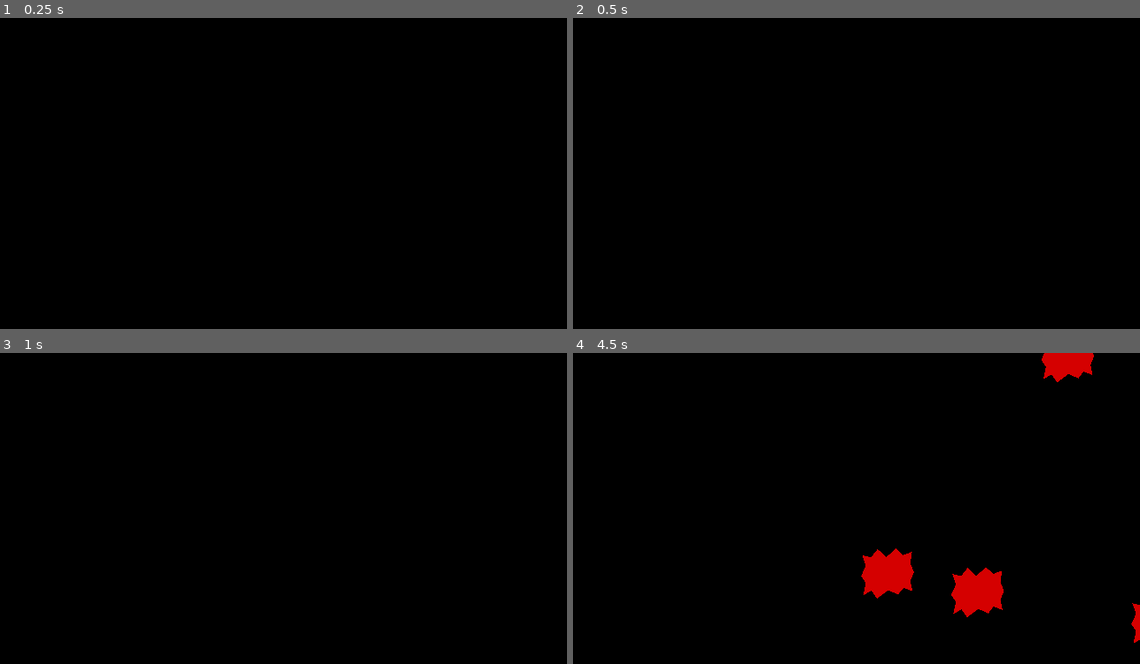
Above: before the commit, frames 1-4 (two rows, left to right).
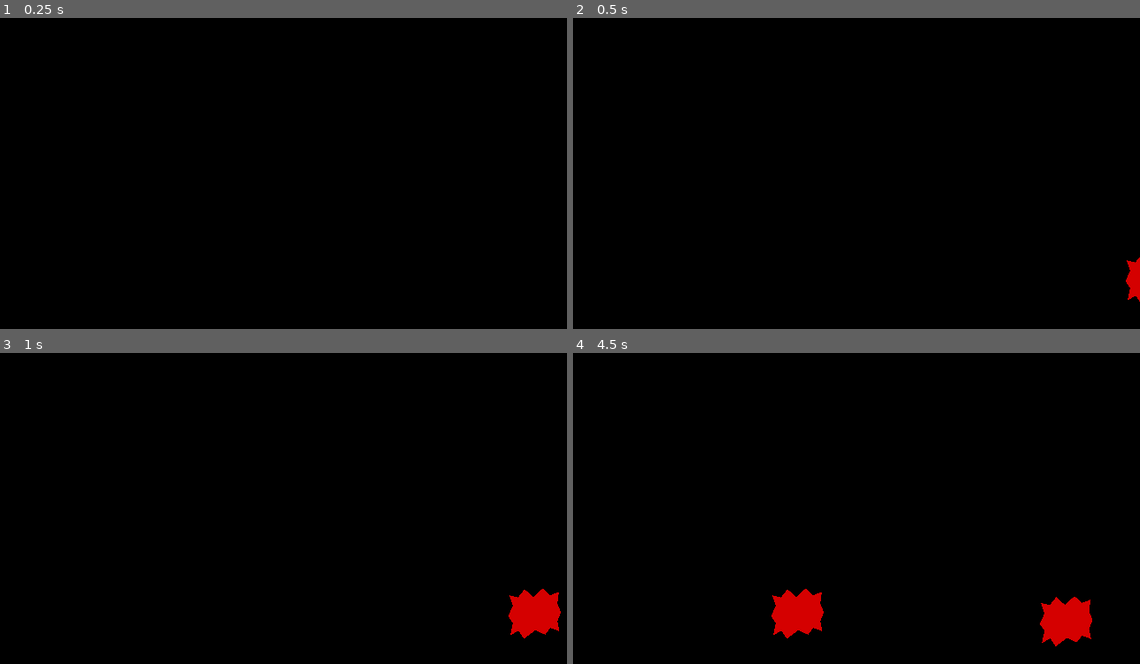
Above: after the commit, the same moments.

Repository: ArtfulJW/GGJ2024_UltimateGameJamGang
Game: Godot game, scene res://main.tscn
Same seed, same stepped clock (60 frames per second), same inputs: the game is played once before the commit and once after it.
Inputs:
- Up to frame 1 (0.25 s): no input
- Up to frame 2 (0.5 s): no input
- Up to frame 3 (1 s): no input
- Up to frame 4 (4.5 s): no input

Frame 1 is identical in both runs. In frame 2, 0.3% of the frame differs, in the area x 97-100%, y 76-92%; in frame 3, 1.1%; in frame 4, 5.0%, in the area x 35-100%, y 0-95%.

Commit message:
Tweaked spawn area and timing

Diff:
--- a/Thoughts/thought_object.gd
+++ b/Thoughts/thought_object.gd
@@ -10,5 +10,5 @@
 # Called every frame. 'delta' is the elapsed time since the previous frame.
 func _process(delta):
 	position.x -= speed * delta * GlobalData.world_speed
-	if position.x < 0:
+	if position.x < -16:
 		queue_free()
--- a/Thoughts/thought_spawner.gd
+++ b/Thoughts/thought_spawner.gd
@@ -4,10 +4,12 @@
 
 var spawn_point = Vector2.ZERO
 var thought_prefab = preload("res://Thoughts/thought_object.tscn")
+var thought_size = 16
 
 # Called when the node enters the scene tree for the first time.
 func _ready():
 	randomize()
+	handle_spawn()
 	spawn_timer.start()
 
 
@@ -17,8 +19,8 @@
 		handle_spawn()
 
 func handle_spawn():
-	spawn_point.x = GlobalData.screen_size_x + 16
-	spawn_point.y = randf_range(0, GlobalData.screen_size_y)
+	spawn_point.x = GlobalData.screen_size_x + thought_size
+	spawn_point.y = randf_range(GlobalData.screen_size_y / 2 + thought_size, GlobalData.screen_size_y)
 	var new_thought = thought_prefab.instantiate()
 	new_thought.position = spawn_point
 	add_child(new_thought)
--- a/Thoughts/thought_spawner.tscn
+++ b/Thoughts/thought_spawner.tscn
@@ -6,4 +6,5 @@
 script = ExtResource("1_ucpfk")
 
 [node name="SpawnTimer" type="Timer" parent="."]
+wait_time = 3.0
 one_shot = true
